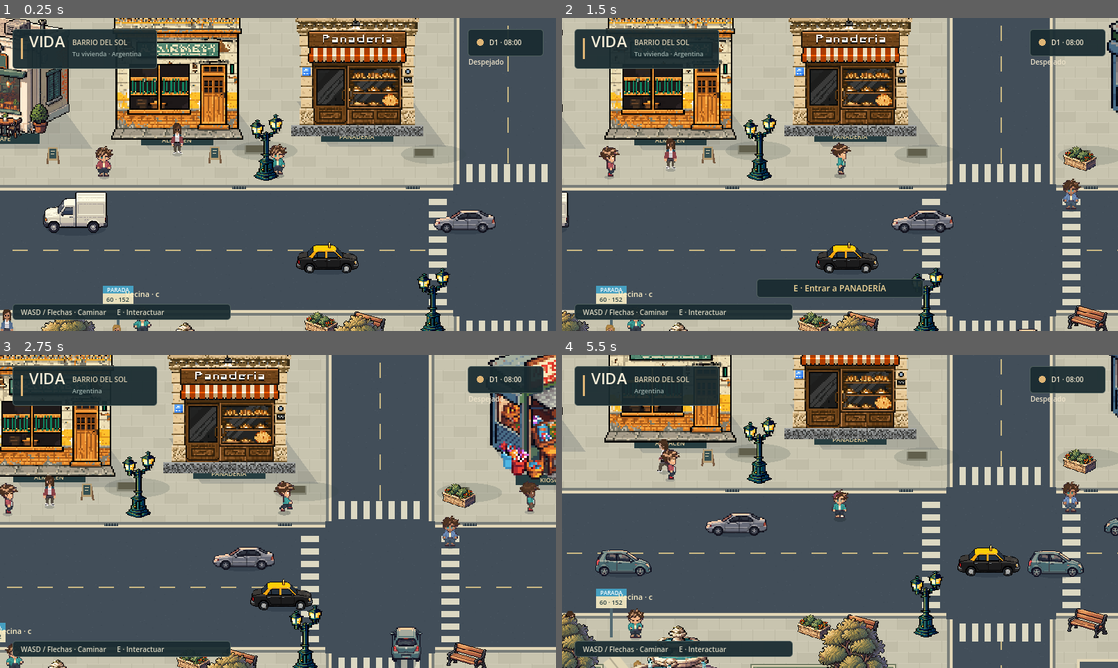
Above: before the commit, frames 1-4 (two rows, left to right).
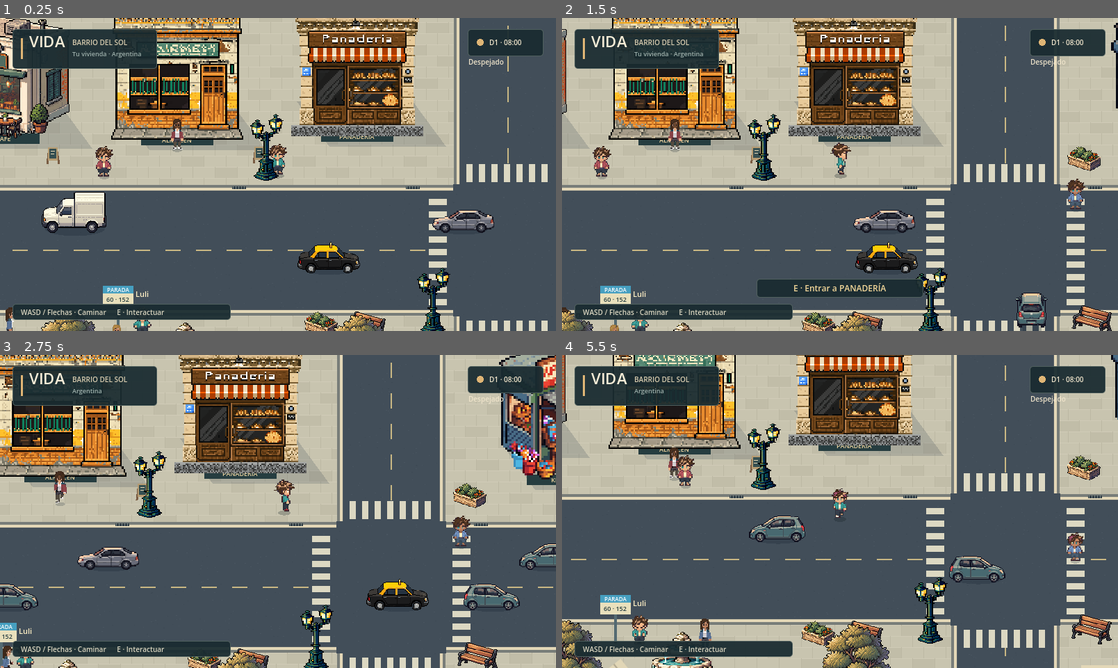
Above: after the commit, the same moments.

Repository: AgustinWojtyszyn/Life--simulador-de-vida
Game: Godot game, scene res://scenes/playground.tscn
Same seed, same stepped clock (60 frames per second), same inputs: the game is played once before the commit and once after it. This scene is started directly instead of the project's main scene.
Inputs (mouse positions are in pixels of both pictures, inside the frame that each line leads up to):
- Up to frame 1 (0.25 s): no input
- Up to frame 2 (1.5 s): move the mouse to (962, 158) at 0.52 s; hold D (move_right) 0.53-1.25 s; tap E (interact) at 0.6 s; click (962, 158) at 0.67 s; drag from (728, 190) to (812, 237) at 1.27 s
- Up to frame 3 (2.75 s): move the mouse to (333, 442) at 2.02 s; hold D (move_right) from 2.03 s (still down); tap E (interact) at 2.1 s
- Up to frame 4 (5.5 s): release D (move_right) at 2.75 s; drag from (812, 574) to (673, 464) at 2.77 s; move the mouse to (1006, 558) at 3.52 s; hold A (move_left) 3.53-4.25 s; tap E (interact) at 3.6, 5.1 s; drag from (673, 464) to (756, 433) at 4.27 s; move the mouse to (867, 511) at 5.02 s; hold S (move_down) from 5.03 s (still down); click (867, 511) at 5.17 s

The runs differ from the first frame. In frame 1, 2.0% of the frame differs, in the area x 0-90%, y 32-100%; in frame 2, 20%; in frame 3, 28%; in frame 4, 32%, in the area x 0-100%, y 0-100%.

Commit message:
fix: smooth resident movement and rebalance traffic speed

Diff:
--- a/scripts/city_vehicle.gd
+++ b/scripts/city_vehicle.gd
@@ -4,13 +4,13 @@
 const ROUTE_LEFT := -140.0
 const ROUTE_RIGHT := 2540.0
 const ROUTE_LENGTH := ROUTE_RIGHT - ROUTE_LEFT
-const BRAKING := 150.0
+const BRAKING := 260.0
 const DIRECTIONS := ["east", "south-east", "south", "south-west", "west", "north-west", "north", "north-east"]
 var model := "compact"
 var art_bounds: Array[Rect2] = []
-var driver_acceleration := 40.0
+var driver_acceleration := 80.0
 var direction := 1.0
-var cruise_speed := 66.0
+var cruise_speed := 190.0
 var current_speed := 0.0
 var half_width := 35.0
 var player: CharacterBody2D
@@ -48,7 +48,7 @@
 			var texture: Texture2D = load("res://assets/vehicles/%s/%s.png" % [model, source])
 			directional_art.append(texture)
 			art_bounds.append(texture.get_image().get_used_rect())
-	driver_acceleration = 30.0 + float(get_index() % 5) * 4.0
+	driver_acceleration = 72.0 + float(get_index() % 5) * 7.0
 	if model == "colectivo":
 		half_width = 62.0
 	if model == "van":
--- a/scripts/city_walker.gd
+++ b/scripts/city_walker.gd
@@ -8,7 +8,8 @@
 var finish := Vector2.ZERO
 var route: Array[Vector2] = []
 var destination := 1
-var speed := 25.0
+var speed := 65.0
+var velocity := Vector2.ZERO
 var greeting_time := 0.0
 var wait_time := 0.0
 var indoor_time := 0.0
@@ -43,11 +44,13 @@
 			state = State.EXIT_BUILDING
 		return
 	if greeting_time > 0:
+		velocity = Vector2.ZERO
 		greeting_time = maxf(0, greeting_time - delta)
 		visual.set_art("wave", "south", 0)
 		queue_redraw()
 		return
 	if wait_time > 0:
+		velocity = Vector2.ZERO
 		wait_time = maxf(0, wait_time - delta)
 		activity_time += delta
 		if activity in ["phone", "drink", "eat", "look", "chat", "browse"]:
@@ -64,15 +67,22 @@
 	if route_kind == "crossing" and not crossing and absf(goal.y - position.y) > 80:
 		for vehicle in get_tree().get_nodes_in_group("city_traffic"):
 			if absf(vehicle.position.x - position.x) < 170:
+				velocity = Vector2.ZERO
 				state = State.WAIT_CROSSING
 				visual.animate_motion(Vector2.ZERO, 0)
 				return
 		crossing = true
-	var step := position.move_toward(goal, speed * (1.3 if WeatherSystem.state == "rain" else 1.0) * delta)
-	var movement := step - position
-	position = step
+	var remaining := position.distance_to(goal)
+	var pace := speed * (1.15 if WeatherSystem.state == "rain" else 1.0)
+	var desired_speed := minf(pace, sqrt(2.0 * 180.0 * remaining))
+	var desired := position.direction_to(goal) * desired_speed
+	velocity = velocity.move_toward(desired, (150.0 + personality * 14.0) * delta)
+	var movement := velocity * delta
+	if movement.length() > remaining: movement = goal - position
+	position += movement
 	visual.animate_motion(movement, movement.length())
 	if position.distance_to(goal) < 1:
+		velocity = Vector2.ZERO
 		crossing = false
 		visits += 1
 		destination = (destination + 1) % route.size()
--- a/scripts/player.gd
+++ b/scripts/player.gd
@@ -1,8 +1,8 @@
 extends CharacterBody2D
 
 const SPEED := 140.0
-const ACCELERATION := 1800.0
-const DECELERATION := 2200.0
+const ACCELERATION := 650.0
+const DECELERATION := 1200.0
 const SOUTH := preload("res://assets/characters/resident/south.png")
 const NORTH := preload("res://assets/characters/resident/north.png")
 const EAST := preload("res://assets/characters/resident/east.png")
@@ -42,6 +42,7 @@
 		sprite.texture = (EAST if facing.x > 0 else WEST) if absf(facing.x) > absf(facing.y) else (SOUTH if facing.y >= 0 else NORTH)
 	var direction := InputManager.movement()
 	var rate := ACCELERATION if direction != Vector2.ZERO else DECELERATION
+	if direction.dot(velocity) < 0: rate = 950.0
 	velocity = velocity.move_toward(direction * SPEED, rate * delta)
 	if direction != Vector2.ZERO:
 		facing = direction
@@ -56,7 +57,7 @@
 	if wave_time > 0:
 		visual.set_art("wave", "south", 0)
 	else:
-		visual.animate_motion(direction, position.distance_to(before))
+		visual.animate_motion(position - before, position.distance_to(before))
 
 
 func _draw() -> void:
--- a/scripts/playground.gd
+++ b/scripts/playground.gd
@@ -69,7 +69,7 @@
 			vehicle.model = regional_models[(i + lane_index * 2) % regional_models.size()]
 			vehicle.position = Vector2(100 + i * 560 + lane_index * 200, lane.from.y)
 			vehicle.direction = lane.direction.x
-			vehicle.cruise_speed = 62.0 + i * 5.0
+			vehicle.cruise_speed = 185.0 + i * 8.0
 			vehicle.player = $Player
 			add_child(vehicle)
 	# A second circuit turns through both intersections and the southern street.
@@ -87,13 +87,12 @@
 		vehicle.route_points = circuit
 		vehicle.route_index = 1 if i == 0 else 7
 		vehicle.position = Vector2(958, 680) if i == 0 else Vector2(east_lane, 950)
-		vehicle.cruise_speed = 47.0 if i == 0 else 38.0
+		vehicle.cruise_speed = 170.0 if i == 0 else 160.0
 		vehicle.player = $Player
 		add_child(vehicle)
 	for p in [Vector2(67, 341), Vector2(557, 333), Vector2(800, 338),
 		Vector2(1035, 340), Vector2(1360, 354), Vector2(126, 713),
 		Vector2(292, 699), Vector2(708, 705), Vector2(122, 906), Vector2(708, 906), Vector2(1390, 932)]:
-		add_prop("tree_bed", p + Vector2(0, 3), Rect2())
 		add_asset("vegetation/tree", p, Vector2(100, 133), Rect2(-9, -9, 18, 13))
 	for p in [Vector2(365, 880), Vector2(621, 782), Vector2(716, 610), Vector2(1045, 601)]:
 		add_asset("props/bench", p, Vector2(58, 43), Rect2(-23, -12, 46, 12))
@@ -184,6 +183,8 @@
 	sprite.scale = size / sprite.region_rect.size
 	sprite.modulate = tint
 	prop.add_child(sprite)
+	if asset == "vegetation/tree":
+		add_prop("tree_bed", pos + Vector2(0, 3), Rect2())
 	if asset == "props/fountain":
 		prop.set_script(Water)
 	if asset == "props/bench":
@@ -202,6 +203,9 @@
 	add_solid(Rect2(pos + footprint.position, footprint.size))
 
 func add_prop(kind: String, pos: Vector2, footprint: Rect2) -> void:
+	if kind != "tree_bed":
+		pos = valid_prop_position(pos, Vector2(22, 28))
+		if not pos.is_finite(): return
 	var prop := Node2D.new()
 	prop.set_script(CityProp)
 	prop.kind = kind
@@ -257,7 +261,6 @@
 	add_asset("props/bench", Vector2(east - 80, 1080), Vector2(58, 43), Rect2(-23, -12, 46, 12))
 	add_asset("props/planter", Vector2(east + 70, 1044), Vector2(48, 36), Rect2(-18, -10, 36, 12))
 	for p in [Vector2(1435, 354), Vector2(1710, 352), Vector2(1990, 580), Vector2(2340, 590), Vector2(1480, 1020), Vector2(1720, 950), Vector2(110, 1280), Vector2(760, 1280), Vector2(1040, 1280), Vector2(1720, 1280), Vector2(2340, 1280)]:
-		add_prop("tree_bed", p + Vector2(0, 3), Rect2())
 		add_asset("vegetation/tree", p, Vector2(100, 133), Rect2(-9, -9, 18, 13))
 	for p in [Vector2(1460, 600), Vector2(1650, 930), Vector2(530, 1285), Vector2(2170, 1030)]:
 		add_asset("props/bench", p, Vector2(58, 43), Rect2(-23, -12, 46, 12))
@@ -287,12 +290,16 @@
 		[Vector2(358, 630), Vector2(401, 684), Vector2(463, 751), Vector2(500, 813), Vector2(552, 873), Vector2(500, 813), Vector2(463, 751), Vector2(401, 684)],
 		[Vector2(1430, 1030), Vector2(1520, 1072), Vector2(1615, 1088), Vector2(1700, 1050), Vector2(1615, 1088), Vector2(1520, 1072)],
 	]
+	var benches := get_tree().get_nodes_in_group("city_benches")
+	if not benches.is_empty():
+		var seat: Vector2 = benches[0].position + Vector2(0, 2)
+		routes[8] = [seat, seat + Vector2(0, 26), seat + Vector2(65, 26), seat + Vector2(0, 26)]
 	for i in WorldManager.district.population:
 		var walker := Node2D.new()
 		walker.set_script(Walker)
 		walker.route.assign(routes[i % routes.size()])
 		walker.position = walker.route[0] + Vector2((i / routes.size()) * 25, 0)
-		walker.speed = 22.0 + (i % 4) * 3
+		walker.speed = 60.0 + (i % 5) * 6
 		walker.profile = PlayerProfile.new()
 		walker.profile.gender = "female" if i % 2 else "male"
 		walker.profile.skin = i % 3
@@ -400,8 +407,8 @@
 	bus.cruise_speed = 180.0
 	bus.player = $Player
 	add_child(bus)
-	add_local_resident("Don Tito · choripán", Vector2(150, 830), "eat")
-	add_local_resident("Vecina · colectivo 60", Vector2(395, 601), "phone")
+	add_local_resident("Tito", Vector2(150, 830), "eat")
+	add_local_resident("Luli", Vector2(395, 601), "phone")
 	for i in 2:
 		var walker := Walker.new()
 		walker.route.assign([Vector2(240 + i * 135, 760), Vector2(265 + i * 130, 800)])
--- /dev/null
+++ b/tests/movement_test.gd
@@ -0,0 +1,48 @@
+extends SceneTree
+
+var failures := 0
+
+func _initialize() -> void:
+	call_deferred("run")
+
+func check(ok: bool, message: String) -> void:
+	if not ok:
+		failures += 1
+		push_error(message)
+
+func run() -> void:
+	var world: Node2D = load("res://scenes/playground.tscn").instantiate()
+	root.add_child(world)
+	var player: CharacterBody2D = world.get_node("Player")
+	player.set_physics_process(false)
+	player.position = Vector2(550, 500)
+	for car in get_nodes_in_group("city_traffic"):
+		car.set_physics_process(false)
+		car.collision_layer = 0
+	Input.action_press("move_right")
+	player._physics_process(1.0 / 60)
+	check(player.velocity.x > 0 and player.velocity.x < 30, "Player starts gradually")
+	for i in 20: player._physics_process(1.0 / 60)
+	check(is_equal_approx(player.velocity.x, 140), "Walking reaches full pace")
+	Input.action_release("move_right")
+	var stop_start := player.position
+	for i in 8: player._physics_process(1.0 / 60)
+	check(player.velocity.is_zero_approx(), "Release stops promptly")
+	check(player.position.distance_to(stop_start) < 10, "Stopping does not visibly slide")
+	check(player.visual.pose == "idle", "Displacement controls animation")
+	var walker: Node2D = load("res://scripts/city_walker.gd").new()
+	walker.route.assign([Vector2(100, 100), Vector2(300, 100)])
+	walker.position = walker.route[0]
+	walker.speed = 72
+	root.add_child(walker)
+	walker.set_process(false)
+	walker.wait_time = 0
+	walker._process(1.0 / 60)
+	check(walker.velocity.length() > 0 and walker.velocity.length() < 10, "NPC eases into walking")
+	for i in 60: walker._process(1.0 / 60)
+	check(walker.velocity.length() > 65, "NPC reaches a natural varied pace")
+	walker.position = Vector2(295, 100)
+	for i in 60: walker._process(1.0 / 60)
+	check(walker.position.x <= 300.01 and walker.wait_time > 0, "NPC brakes and pauses without overshooting")
+	print("MOVEMENT: ", "PASS" if failures == 0 else "FAIL", " (", failures, " failures)")
+	quit(0 if failures == 0 else 1)
--- a/tests/traffic_test.gd
+++ b/tests/traffic_test.gd
@@ -20,9 +20,9 @@
 	root.add_child(world)
 	await frames(3)
 	var all_cars := get_nodes_in_group("city_traffic")
-	var cars := all_cars.filter(func(vehicle): return vehicle.route_points.is_empty())
+	var cars := all_cars.filter(func(vehicle): return vehicle.route_points.is_empty() and vehicle.model != "colectivo")
 	var player: CharacterBody2D = world.get_node("Player")
-	check(all_cars.size() == 8, "The turning street circuit must add two moving vehicles")
+	check(all_cars.size() == 9, "Two circuit vehicles and the Argentine bus must join six cars")
 	check(cars.size() == 6, "Six moving vehicles must spawn")
 	var circuit_cars := all_cars.filter(func(vehicle): return not vehicle.route_points.is_empty())
 	for turning in circuit_cars:
@@ -33,6 +33,8 @@
 			seen[turning.facing_index] = true
 			check(is_zero_approx(turning.sprite.rotation), "Cornering must change frames without rotating artwork")
 		check(seen.size() == 8, "Circuit must use all eight directions through continuous arcs")
+	for vehicle in all_cars:
+		check(vehicle.cruise_speed > 140.0, "Traffic cruise speed must exceed pedestrian speed")
 	var models := {}
 	var starts: Array[Vector2] = []
 	for car in cars:
Not shown, added: tests/regional_streets_test.gd.uid
